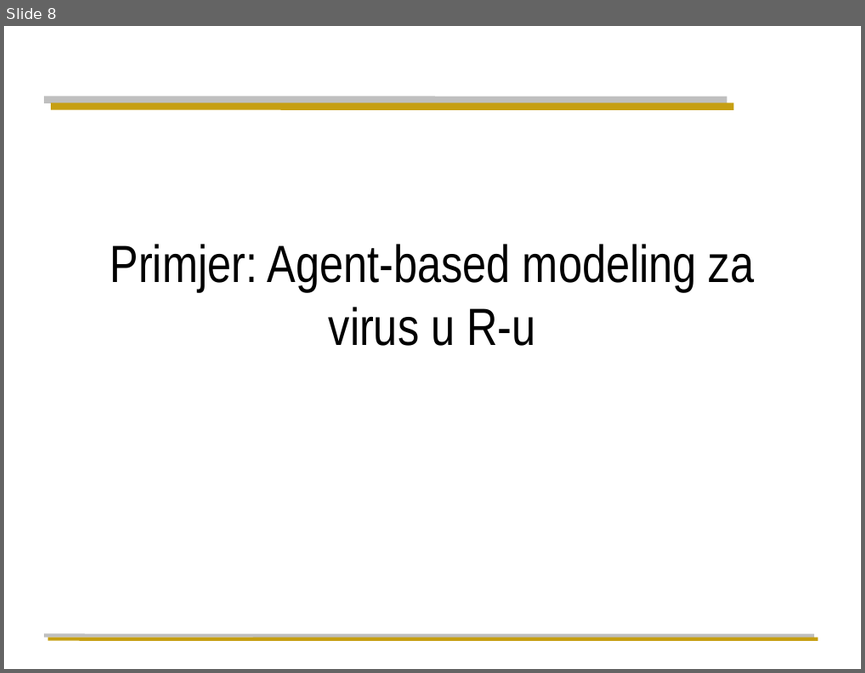
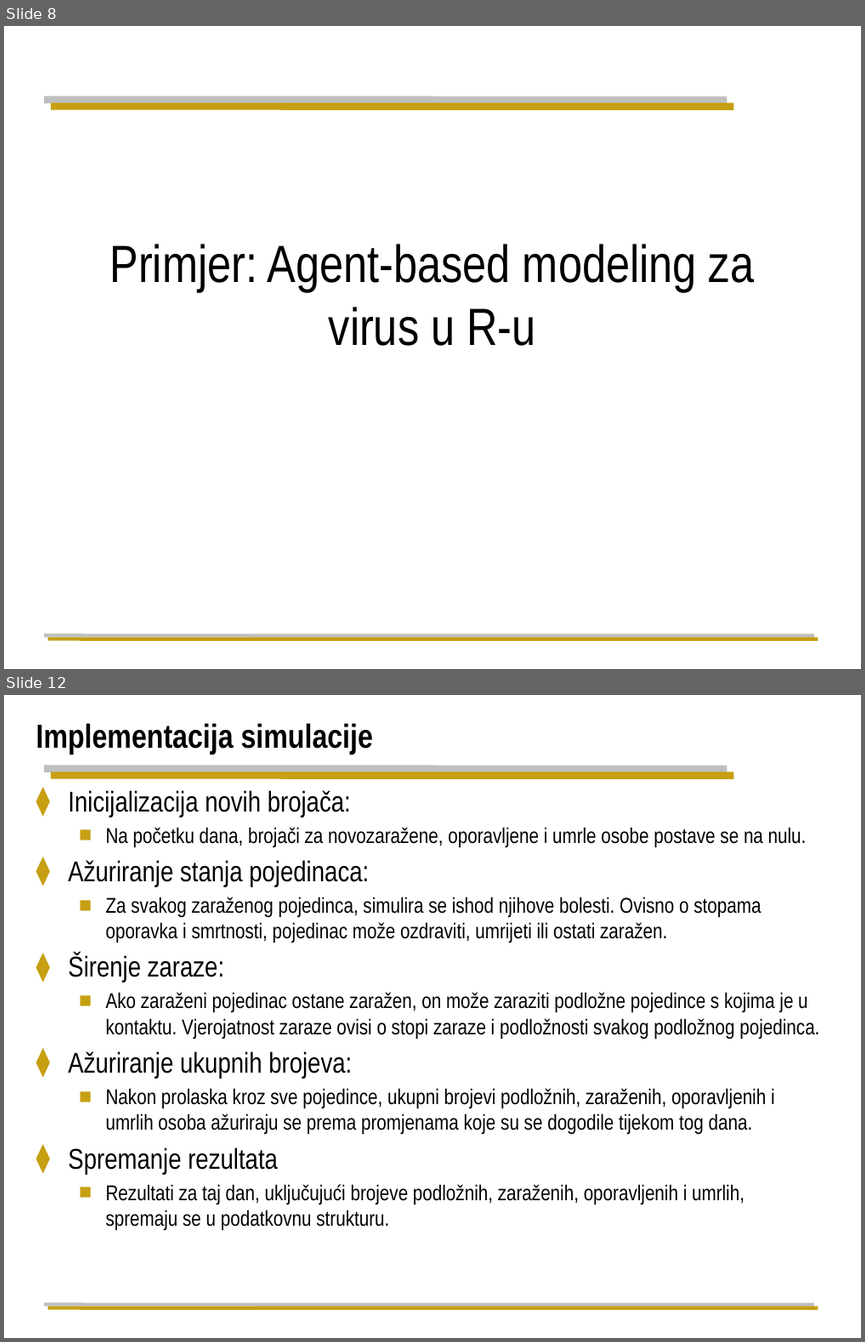
Before and after one commit to jtlicardo/abm, a slide deck: agent-based-modeling.pptx. Shown one above the other, each under a label of ours: slide 8 before the commit, slides 8 and 12 after it; the slides between them are not shown. The pictures are 865x673 and 865x1342 pixels, drawn with LibreOffice and Linux fonts; fonts in the diff are those of the drawing; background and template pictures are left out. Boxes give left, top, right and bottom in pixels: in the first picture for what was removed or moved away, otherwise in the second. Text is boxed around its words. In the diff, an @@ line names an element or a change of style, - is before the commit and + after.

```diff
--- a/agent-based-modeling.pptx
+++ b/agent-based-modeling.pptx
@@ slide 12 added at (x1=4, y1=695, x2=861, y2=1338), background #FFFFFF; not listed: 4 template elements that a slide beside it also shows @@
@@ title added at (x1=36, y1=723, x2=373, y2=754), 28 pt, text #000000, bold @@
+Implementacija simulacije
@@ text added at (x1=68, y1=790, x2=819, y2=1231), 18 pt, text #000000 @@
+⧫ Inicijalizacija novih brojača:
+  ■ Na početku dana, brojači za novozaražene, oporavljene i umrle osobe postave se na nulu.
+⧫ Ažuriranje stanja pojedinaca:
+  ■ Za svakog zaraženog pojedinca, simulira se ishod njihove bolesti. Ovisno o stopama oporavka i smrtnosti, pojedinac može ozdraviti, umrijeti ili ostati zaražen.
+⧫ Širenje zaraze:
+  ■ Ako zaraženi pojedinac ostane zaražen, on može zaraziti podložne pojedince s kojima je u kontaktu. Vjerojatnost zaraze ovisi o stopi zaraze i podložnosti svakog podložnog pojedinca.
+⧫ Ažuriranje ukupnih brojeva:
+  ■ Nakon prolaska kroz sve pojedince, ukupni brojevi podložnih, zaraženih, oporavljenih i umrlih osoba ažuriraju se prema promjenama koje su se dogodile tijekom tog dana.
+⧫ Spremanje rezultata
+  ■ Rezultati za taj dan, uključujući brojeve podložnih, zaraženih, oporavljenih i umrlih, spremaju se u podatkovnu strukturu.
```
Also in this commit, not shown: 1 slide changed, 11 other slides added, 1 slide removed.
